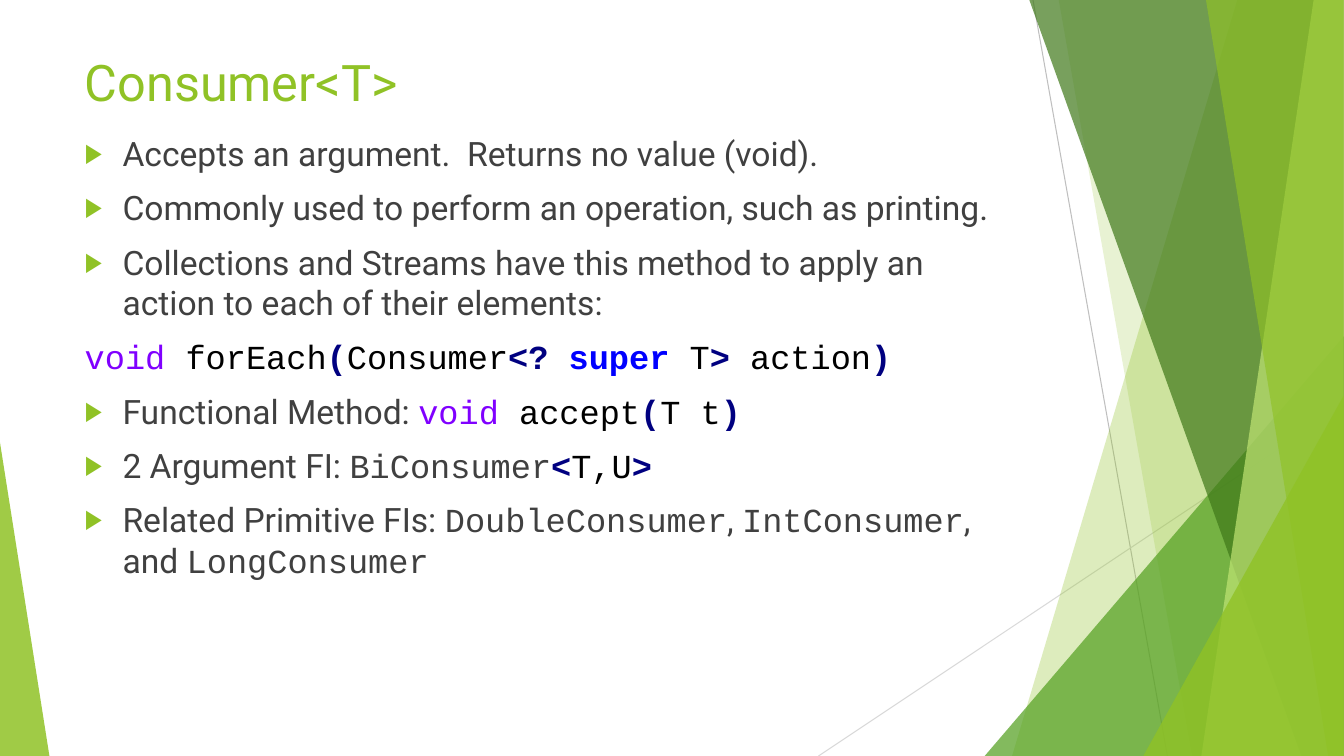
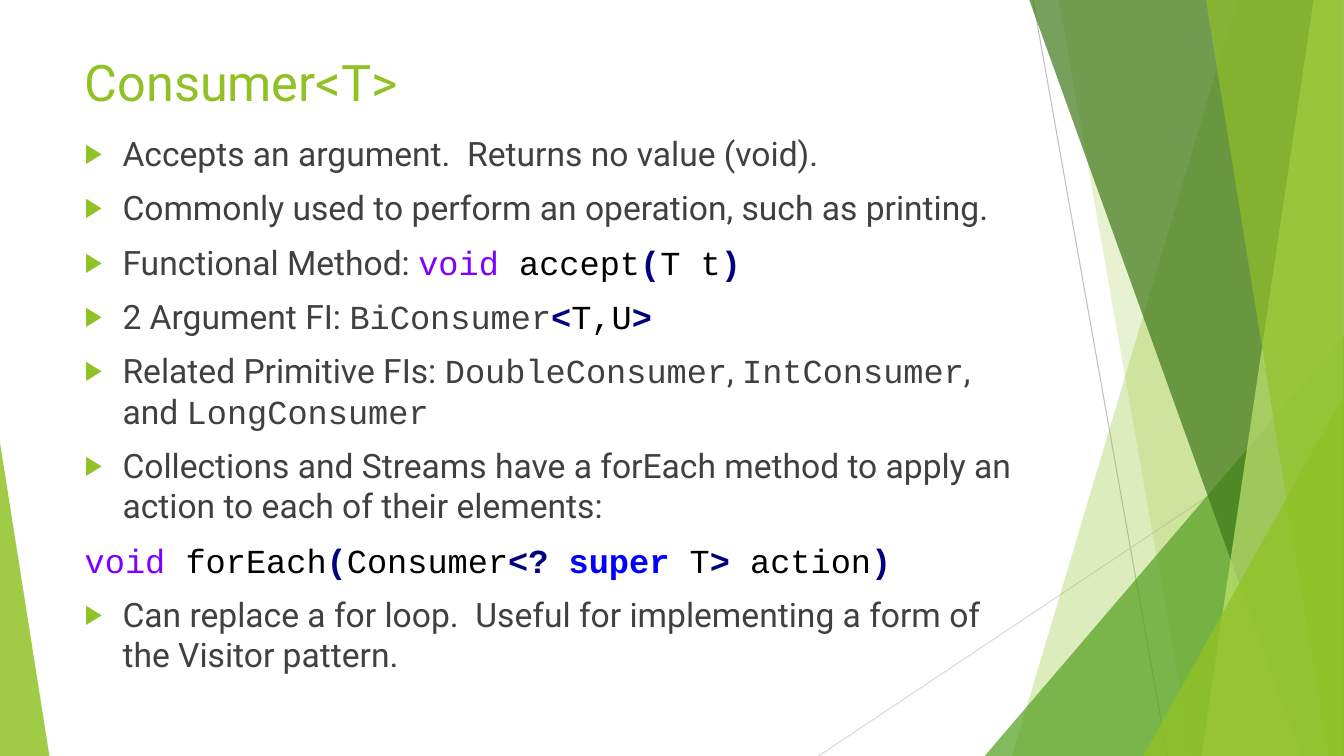
Before and after one commit to RichardRoda/2017-CodePaLOUsa-Lambda, a slide deck: slide 11 of Learning to Love the Lambda in the Stream.pptx. Drawn at 1344x756 pixels with LibreOffice and Linux fonts; fonts in the diff are those of the drawing. Boxes give left, top, right and bottom in pixels: in the first picture for what was removed or moved away, otherwise in the second. Text is boxed around its words. In the diff, an @@ line names an element or a change of style, - is before the commit and + after.

```diff
--- a/Learning to Love the Lambda in the Stream.pptx
+++ b/Learning to Love the Lambda in the Stream.pptx
@@ text at [85,250,924,376]: paragraphs removed @@
-▶ Collections and Streams have this method to apply an action to each of their elements:
-void forEach(Consumer<? super T> action)
@@ text at [85,452,1011,674]: paragraphs added @@
+▶ Collections and Streams have a forEach method to apply an action to each of their elements:
+void forEach(Consumer<? super T> action)
+▶ Can replace a for loop. Useful for implementing a form of the Visitor pattern.
```
Also in this commit, not shown: 18 other slides changed.
